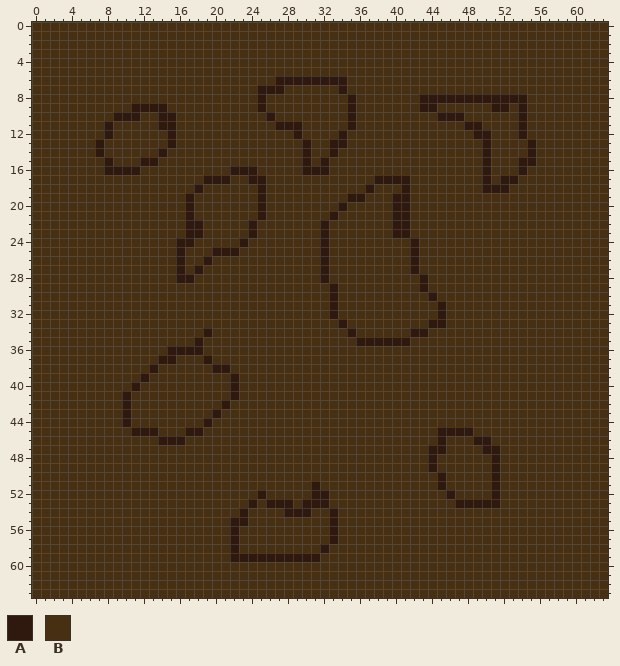
Two versions of one pixel-art sprite, assets/background1.png. The first picture shows the starting point.
The file is 64x64 pixels.
Palette (. is transparent): A #2f190e  B #462f12
The result:
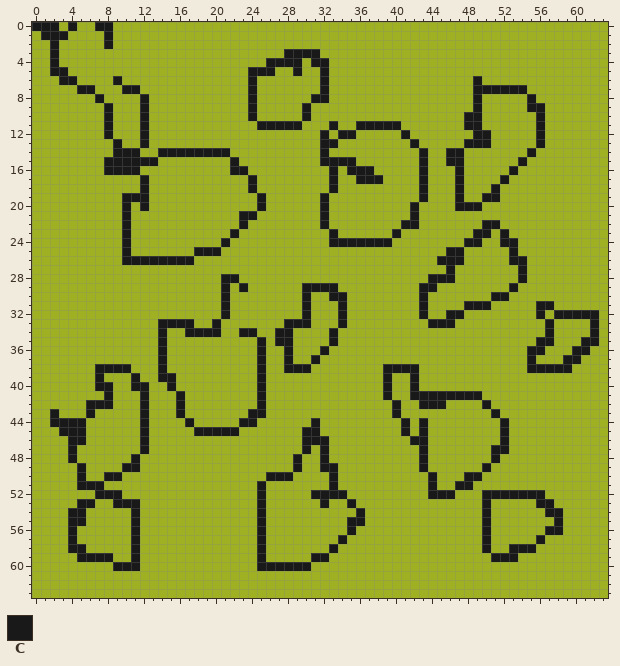
Colours new in this view: C #191919
From old to new:
colour B: #462f12 -> #9fb123
Changed rows in their new state; - is a pixel that keeps its letter.
first column x 0:
 0 CCC-C--CC------------------------------------------------------
 1 -CCC----C------------------------------------------------------
 2 --C-----C------------------------------------------------------
 3 --C-------------------------CCCC-------------------------------
 4 --C-----------------------CCCC-CC------------------------------
 5 --CC--------------------CCC--C--C------------------------------
 6 ---CC----C--------------C--BBBBBCBB--------------C-------------
 7 -----CC---CC------------CBBB----C-B--------------CCCCCC--------
 8 -------C----C-----------CB-----CC--B-------BBBBBBCBBBBBC-------
 9 --------C--BCBB---------CB----C----B-------BB----C-BB-BCC------
10 --------CBBBC-BB--------C-B---C----B---------BBBCC----B-C------
11 --------C---C-BB---------CCCCC---C-BCCCCC-------CC----B-C------
12 --------C---C--B-------------B--C-CC-----C-------CC---B-C------
13 -------B-C--C--B--------------B-CCB-------C-----CCC----BC------
14 -------B-CCC--CCCCCCCC--------B-CB---------C--CC--B----C-------
15 --------CCCCCC--------C-------B-CCCC-------C--CC--B---CB-------
16 --------CCCC----------CCB-----BBBC-CCC-----C---C--B--CB--------
17 ------------C------BBB--CB-------C--CCCBBB-C---C--B-CB---------
18 ------------C-----B-----CB-------C---B---B-C---C--BCB----------
19 ----------CCC----B-------C------C--BB---BB-C---C--CC-----------
20 ----------C-C----B-------C------C-B-----BBC----CCC-------------
21 ----------C------B-----CCB------CB------BBC--------------------
22 ----------C------BB----CB-------C-------BCC-------CC-----------
23 ----------C------BB---C-B-------BC------CB-------CC-C----------
24 ----------C-----BB---C-B--------BCCCCCCC--B-----CC--CC---------
25 ----------C-----B-CCCBB---------B---------B---CC-----C---------
26 ----------CCCCCCCC-B------------B---------B--CCC-----CC--------
27 ----------------B-B-------------B---------B---C-------C--------
28 ----------------BB---CC---------B----------BCCC-------C--------
29 ---------------------C-C------CCCC---------CC--------C---------
30 ---------------------C--------C--CC--------CB------CC----------
31 ---------------------C--------C--BC--------C-B--CCC-----CC-----
32 ---------------------C--------C--BC--------C-BCC--------C-CCCCC
33 --------------CCCC--C-------CCC---C---------CCC----------C----C
34 --------------C--CCCC--CC--CC----C-B------BB-------------C----C
35 --------------C---B------C-CC----C--BBBBBB--------------CC---CC
36 --------------CBBBB------C--C---C----------------------CC---CC-
37 --------------CB---B-----C--C--C-----------------------C---CC--
38 -------CCCC--BC-----BB---C--CCC--------CCCC------------CCCCC---
39 -------C---CB-CC------B--C-------------C--C--------------------
40 -------CC--CC--C------B--C-------------C--C--------------------
41 --------C-B-C---C-----B--C-------------C--CCCCCCCC-------------
42 ------CCC-B-C---C----B---C--------------C--CCC----C------------
43 --C---C---B-C---C---B---CC--------------C----------C-----------
44 --CCCC----B-C----C-B---CC------C---------C-C--------C----------
45 ---CCC-----BCB---BCCCCC-------CC---------C-C-BBBB---C----------
46 ----CC------C-BBB-------------CCC---------CC-B---BB-C----------
47 ----C-------C-----------------C-C----------CBB----BCC----------
48 ----C------C-----------------C--C----------CB------C-----------
49 -----C----CC-----------------C--CC---------CB-----CB-----------
50 -----C--CC----------------CCC----C----------CB--CC-B-----------
51 -----CCC-----------------C-----B-C----------CB-CC--B-----------
52 -------CCC---------------C-----CCCC---------CCC---CCCCCCC------
53 -----CC--CCC------------BCBBB-BBC--C-----------BBBCB----CC-----
54 ----CC-----C-----------B-C--BBB--B--C-------------C------CC----
55 ----CC-----C----------BB-C-------B-CC-------------C-------C----
56 ----C------C----------B--C-------B-C--------------C------CC----
57 ----C------C----------B--C-------BC---------------C-----C------
58 ----CC-----C----------B--C------BC----------------C--CCC-------
59 -----CCCC--C----------BBBCBBBBBCC------------------CCC---------
60 ---------CCC-------------CCCCCC--------------------------------
Pixel boxes of the changes (left, top, right, bottom) in both pictures:
changed: (32, 22, 608, 598)
